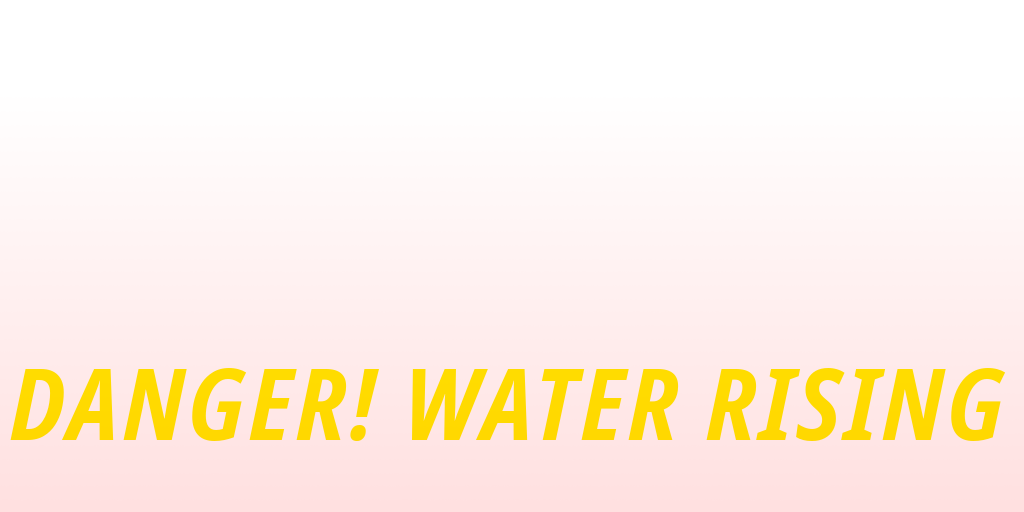
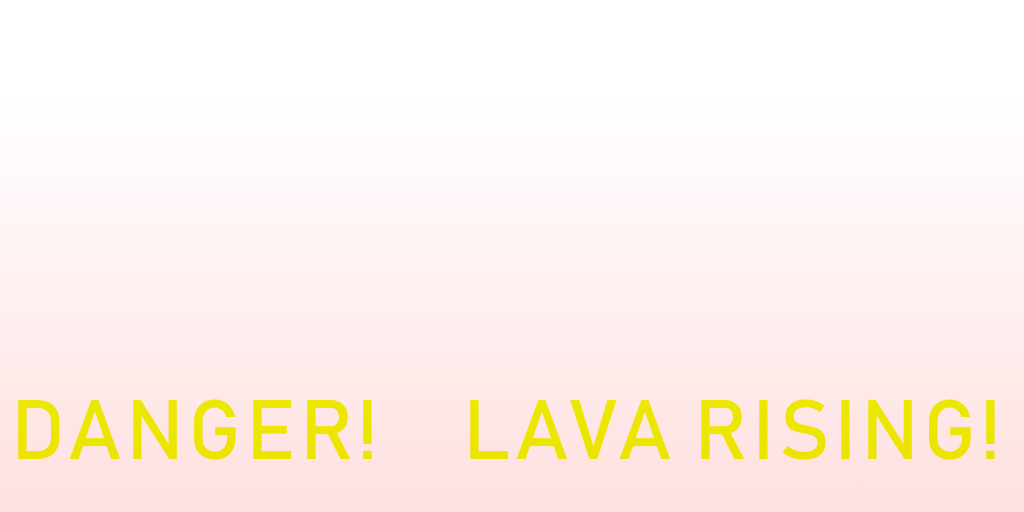
Comparing the layer stacks of the two w=1024, h=512 images. Changes:
renamed "DANGER! WATER RISING" to "DANGER! LAVA RISING!", painted on it over (10, 368, 1006, 460)
